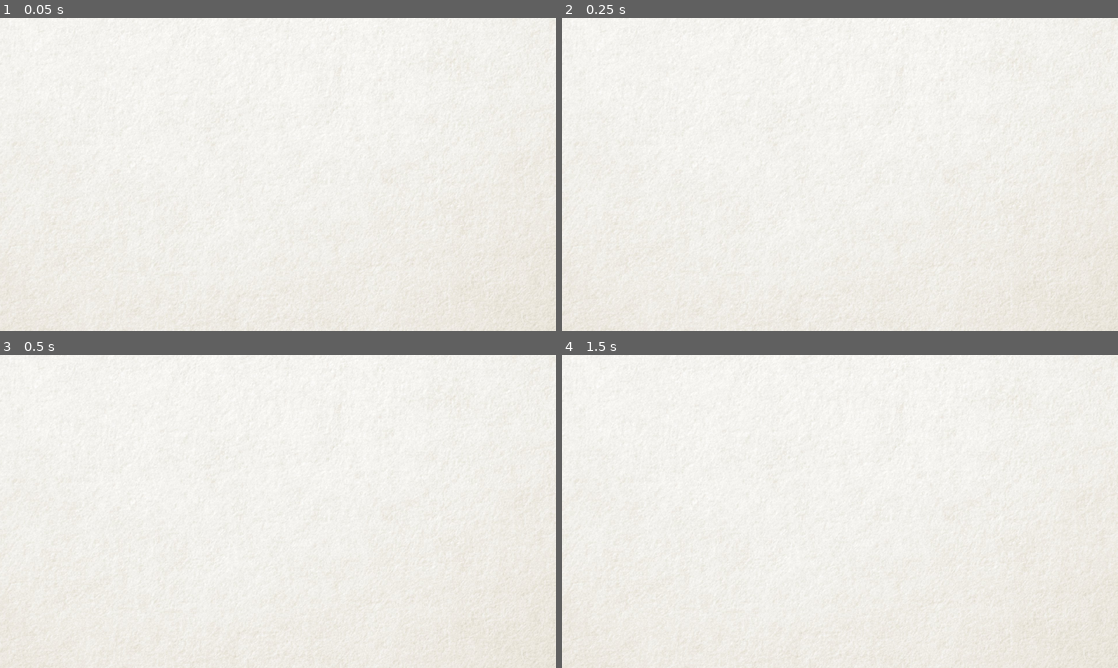
Above: before the commit, frames 1-4 (two rows, left to right).
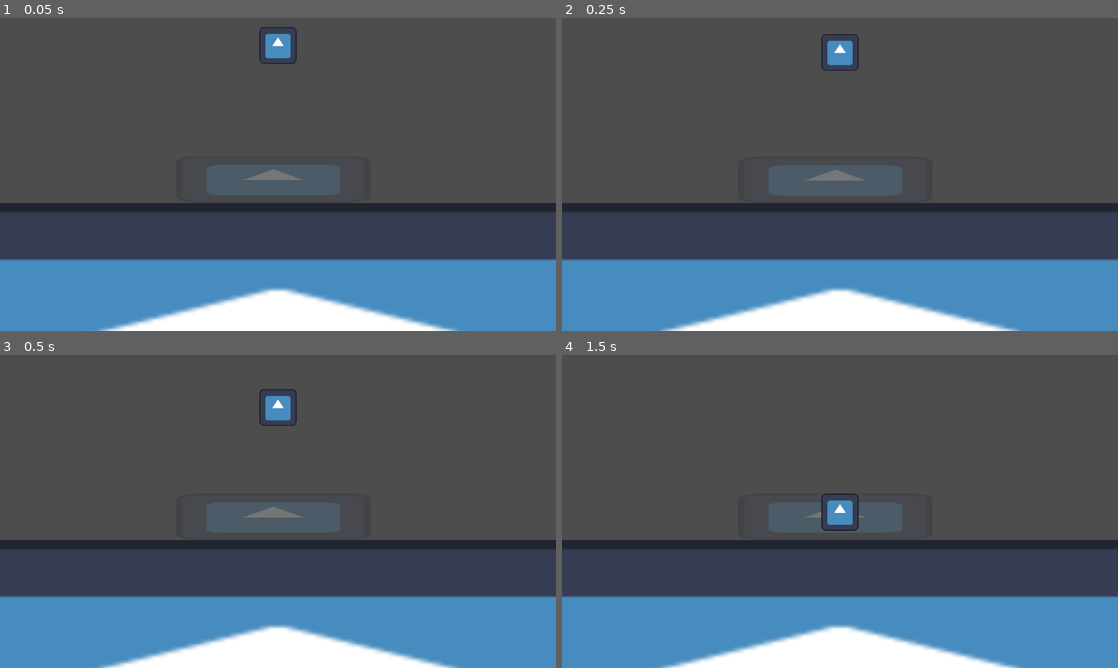
Above: after the commit, the same moments.

Repository: SAM2WOW/ProjectGrandma
Game: Godot game, scene res://levels/main.tscn
Two runs of this game, one before a commit and one after it. Both use one fixed random seed, a clock stepped at 60 frames per second and the inputs below. The engine's default icon, where the game draws it, is replaced by a stand-in: a white triangle on a blue panel in a dark square.
Inputs (mouse positions are in pixels of both pictures, inside the frame that each line leads up to):
- Up to frame 1 (0.05 s): no input
- Up to frame 2 (0.25 s): no input
- Up to frame 3 (0.5 s): no input
- Up to frame 4 (1.5 s): move the mouse to (962, 495) at 0.52 s; click (962, 495) at 0.67 s; drag from (728, 527) to (812, 574) at 1.27 s

The runs differ from the first frame. In frame 1, 99% of the frame differs, in the area x 0-100%, y 0-100%; in frame 2, 99%; in frame 3, 99%; in frame 4, 99%.

Commit message:
scene setup and some drag logic

Diff:
--- /dev/null
+++ b/levels/cooking scene.tscn
@@ -0,0 +1,15 @@
+[gd_scene load_steps=2 format=3 uid="uid://rd5xysv333t1"]
+
+[ext_resource type="Texture2D" uid="uid://cxt1od4epjtpf" path="res://icon.svg" id="1_ettcx"]
+
+[node name="CookingScene" type="Node2D"]
+
+[node name="Pan" type="RigidBody2D" parent="."]
+
+[node name="Sprite2D" type="Sprite2D" parent="Pan"]
+modulate = Color(1, 1, 1, 0.235294)
+scale = Vector2(1, 0.25)
+texture = ExtResource("1_ettcx")
+
+[node name="CollisionPolygon2D" type="CollisionPolygon2D" parent="Pan"]
+polygon = PackedVector2Array(-64, -14, -49, 16, 45, 16, 62, -14, 43, 12, -46, 12)
--- a/levels/main.gd
+++ b/levels/main.gd
@@ -1 +1,8 @@
 extends Node
+
+func _ready():
+	if (Engine.is_editor_hint):
+		get_window().size = Vector2i(960, 540);
+
+func _process(delta):
+	pass
--- a/levels/main.tscn
+++ b/levels/main.tscn
@@ -1,7 +1,9 @@
-[gd_scene load_steps=3 format=3 uid="uid://svu81oy40o3p"]
+[gd_scene load_steps=5 format=3 uid="uid://svu81oy40o3p"]
 
 [ext_resource type="Texture2D" uid="uid://cmp4cxxq8yuat" path="res://arts/ivory-off-white-paper-texture.jpg" id="1_1jmmi"]
 [ext_resource type="Script" path="res://levels/main.gd" id="1_udxji"]
+[ext_resource type="Texture2D" uid="uid://cxt1od4epjtpf" path="res://icon.svg" id="3_u1ivw"]
+[ext_resource type="PackedScene" uid="uid://b5em8781rmds2" path="res://prefabs/ingredient.tscn" id="4_6e4e2"]
 
 [node name="Main" type="Node"]
 script = ExtResource("1_udxji")
@@ -9,15 +11,40 @@
 [node name="Node2D" type="Node2D" parent="."]
 
 [node name="BG" type="Sprite2D" parent="Node2D"]
+visible = false
 position = Vector2(0, -690)
 texture = ExtResource("1_1jmmi")
+metadata/_edit_lock_ = true
 
 [node name="Camera2D" type="Camera2D" parent="Node2D"]
 
+[node name="Cooking Scene" type="Node2D" parent="Node2D"]
+position = Vector2(0, -446)
+
+[node name="Pan" type="RigidBody2D" parent="Node2D/Cooking Scene"]
+position = Vector2(0, 447)
+
+[node name="Sprite2D" type="Sprite2D" parent="Node2D/Cooking Scene/Pan"]
+modulate = Color(1, 1, 1, 0.235294)
+position = Vector2(-16, 15.0001)
+scale = Vector2(5.25, 1.25)
+texture = ExtResource("3_u1ivw")
+
+[node name="CollisionPolygon2D" type="CollisionPolygon2D" parent="Node2D/Cooking Scene/Pan"]
+polygon = PackedVector2Array(-352, -65, -256, 95, 256, 95, 320, -65, 192, 63, -192, 63)
+
+[node name="Ingredient" parent="Node2D/Cooking Scene" instance=ExtResource("4_6e4e2")]
+
 [node name="StaticBody2D" type="StaticBody2D" parent="Node2D"]
+position = Vector2(0, -446)
 
 [node name="CollisionPolygon2D" type="CollisionPolygon2D" parent="Node2D/StaticBody2D"]
-polygon = PackedVector2Array(-960, -544, -960, 544, 960, 544, 960, -544, 1088, -544, 1088, 672, -1088, 672, -1088, -544)
+polygon = PackedVector2Array(-1792, -546, -1792, 544, 1792, 544, 1792, -544, 1952, -544, 1952, 672, -1952, 672, -1952, -544)
+
+[node name="Sprite2D" type="Sprite2D" parent="Node2D/StaticBody2D"]
+position = Vector2(0, 1068)
+scale = Vector2(50, 8.198)
+texture = ExtResource("3_u1ivw")
 
 [node name="CanvasLayer" type="CanvasLayer" parent="."]
 
@@ -28,3 +55,4 @@
 anchor_bottom = 1.0
 grow_horizontal = 2
 grow_vertical = 2
+mouse_filter = 1
--- /dev/null
+++ b/prefabs/draggable.tscn
@@ -0,0 +1,40 @@
+[gd_scene load_steps=5 format=3 uid="uid://c3gtn7dcgsaa0"]
+
+[ext_resource type="Script" path="res://scripts/draggable.gd" id="1_4v06w"]
+[ext_resource type="Texture2D" uid="uid://cxt1od4epjtpf" path="res://icon.svg" id="2_0rn36"]
+
+[sub_resource type="CapsuleShape2D" id="CapsuleShape2D_eujoj"]
+radius = 64.0
+height = 128.0
+
+[sub_resource type="CircleShape2D" id="CircleShape2D_00g0w"]
+
+[node name="Draggable" type="RigidBody2D" node_paths=PackedStringArray("dragPoint")]
+input_pickable = true
+linear_damp = 4.0
+angular_damp = 4.0
+script = ExtResource("1_4v06w")
+dragPoint = NodePath("DragPoint")
+
+[node name="Sprite2D" type="Sprite2D" parent="."]
+texture = ExtResource("2_0rn36")
+metadata/_edit_lock_ = true
+
+[node name="CollisionShape2D" type="CollisionShape2D" parent="."]
+shape = SubResource("CapsuleShape2D_eujoj")
+metadata/_edit_lock_ = true
+
+[node name="PinJoint2D" type="PinJoint2D" parent="."]
+node_a = NodePath("..")
+node_b = NodePath("../DragPoint")
+
+[node name="DragPoint" type="RigidBody2D" parent="."]
+position = Vector2(0, -96)
+
+[node name="CollisionShape2D" type="CollisionShape2D" parent="DragPoint"]
+shape = SubResource("CircleShape2D_00g0w")
+disabled = true
+
+[connection signal="input_event" from="." to="." method="_on_input_event"]
+[connection signal="mouse_entered" from="." to="." method="_on_mouse_entered"]
+[connection signal="mouse_exited" from="." to="." method="_on_mouse_exited"]
--- /dev/null
+++ b/prefabs/ingredient.tscn
@@ -0,0 +1,7 @@
+[gd_scene load_steps=3 format=3 uid="uid://b5em8781rmds2"]
+
+[ext_resource type="PackedScene" uid="uid://c3gtn7dcgsaa0" path="res://prefabs/draggable.tscn" id="1_fdwy0"]
+[ext_resource type="Script" path="res://scripts/ingredient.gd" id="2_pnt4y"]
+
+[node name="Ingredient" instance=ExtResource("1_fdwy0")]
+script = ExtResource("2_pnt4y")
--- a/project.godot
+++ b/project.godot
@@ -15,12 +15,15 @@
 config/features=PackedStringArray("4.2", "GL Compatibility")
 config/icon="res://icon.svg"
 
+[autoload]
+
+GameManager="*res://scripts/gameManager.gd"
+
 [display]
 
 window/size/viewport_width=1920
 window/size/viewport_height=1080
-window/stretch/mode="canvas_items"
-window/stretch/aspect="expand"
+window/stretch/mode="viewport"
 
 [layer_names]
 
--- /dev/null
+++ b/scripts/draggable.gd
@@ -0,0 +1,39 @@
+extends RigidBody2D
+class_name Draggable
+
+@export var dragPoint : RigidBody2D;
+
+# Called when the node enters the scene tree for the first time.
+func _ready():
+	if !dragPoint: dragPoint = get_node("DragPoint");
+	pass # Replace with function body.
+
+
+# Called every frame. 'delta' is the elapsed time since the previous frame.
+func _process(delta):
+	pass
+
+
+func _on_mouse_entered():
+	# highlight object
+	pass # Replace with function body.
+
+
+func _on_mouse_exited():
+	# unhighlight object
+	pass # Replace with function body.
+
+
+func _on_input_event(viewport, event, shape_idx):
+	if !event is InputEventMouseButton: return;
+	if event.pressed:
+		GameManager.BeginDragObject(self);
+		print("pickup");
+
+func Drag(delta):
+	var mousePos: Vector2 = get_global_mouse_position();
+	print(dragPoint.global_position.distance_to(mousePos))
+	var speed: float = dragPoint.global_position.distance_to(mousePos) / delta;
+	var velocity: Vector2 = speed * dragPoint.global_position.direction_to(mousePos);
+
+	dragPoint.linear_velocity = velocity;
--- /dev/null
+++ b/scripts/gameManager.gd
@@ -0,0 +1,32 @@
+extends Node2D
+
+var draggedObject;
+
+# Called when the node enters the scene tree for the first time.
+func _ready():
+	pass # Replace with function body.
+
+
+# Called every frame. 'delta' is the elapsed time since the previous frame.
+func _process(delta):
+	pass;
+
+func _physics_process(delta):
+	DragObject(delta);
+
+func _input(event):
+	if event is InputEventMouseButton && !event.pressed:
+		DropObject();
+
+func BeginDragObject(object):
+	if draggedObject: return;
+	draggedObject = object;
+
+func DropObject():
+	if !draggedObject: return;
+	print("drop object");
+	draggedObject = null;
+
+func DragObject(delta):
+	if !draggedObject || !draggedObject is Draggable: return;
+	draggedObject.Drag(delta);
--- /dev/null
+++ b/scripts/ingredient.gd
@@ -0,0 +1,13 @@
+extends Draggable
+
+
+# Called when the node enters the scene tree for the first time.
+func _ready():
+	super._ready();
+	pass # Replace with function body.
+
+
+# Called every frame. 'delta' is the elapsed time since the previous frame.
+func _process(delta):
+	super._process(delta);
+	pass
